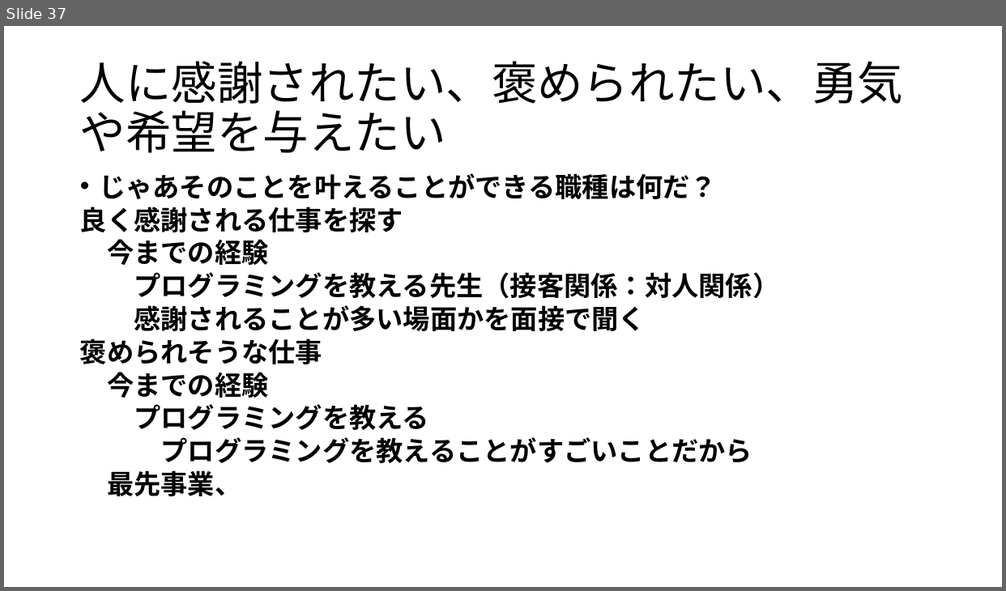
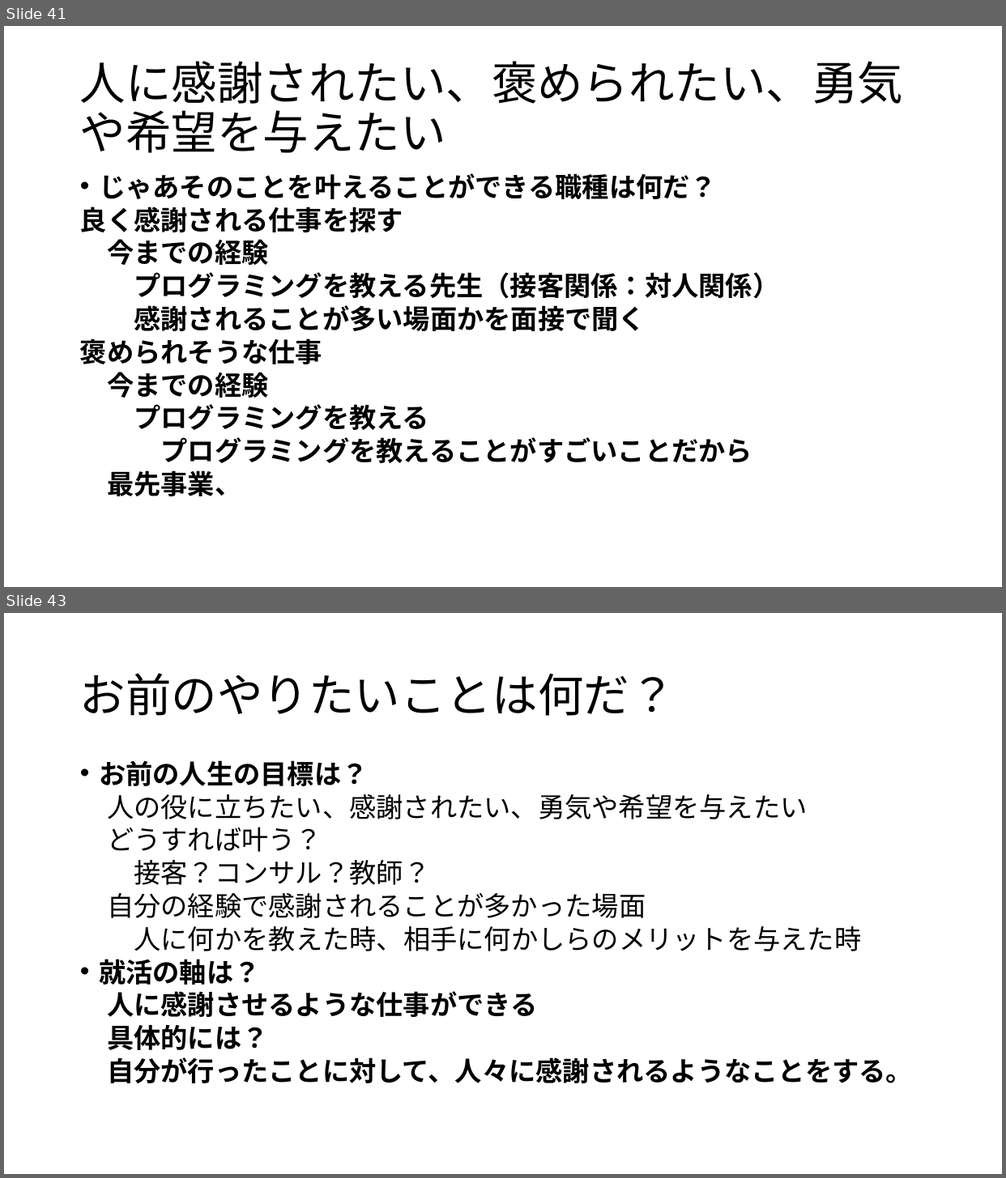
Before and after one commit to yamada4649/tibakoudai_2023, a slide deck: 就活関係/自己分析/就活（自己分析）.pptx. Shown one above the other, each under a label of ours: slide 37 before the commit, slides 41 and 43 after it; the slides between them are not shown. The pictures are 1006x591 and 1006x1178 pixels, drawn with LibreOffice and Linux fonts; fonts in the diff are those of the drawing. Boxes give left, top, right and bottom in pixels: in the first picture for what was removed or moved away, otherwise in the second. Text is boxed around its words. In the diff, an @@ line names an element or a change of style, - is before the commit and + after.

```diff
--- a/就活関係/自己分析/就活（自己分析）.pptx
+++ b/就活関係/自己分析/就活（自己分析）.pptx
@@ slide 43 added at box(4, 613, 1002, 1174), background #FFFFFF @@
@@ title added at box(80, 673, 675, 716), 44 pt, text #000000 @@
+お前のやりたいことは何だ？
@@ text added at box(99, 760, 913, 1084), 25.9 pt, text #000000 @@
+• お前の人生の目標は？
+人の役に立ちたい、感謝されたい、勇気や希望を与えたい
+どうすれば叶う？
+接客？コンサル？教師？
+自分の経験で感謝されることが多かった場面
+人に何かを教えた時、相手に何かしらのメリットを与えた時
+• 就活の軸は？
+人に感謝させるような仕事ができる
+具体的には？
+自分が行ったことに対して、人々に感謝されるようなことをする。
@@ what was slide 37 is now slide 41 @@
```
Also in this commit, not shown: 2 slides changed, 13 other slides added, 39 other files.
